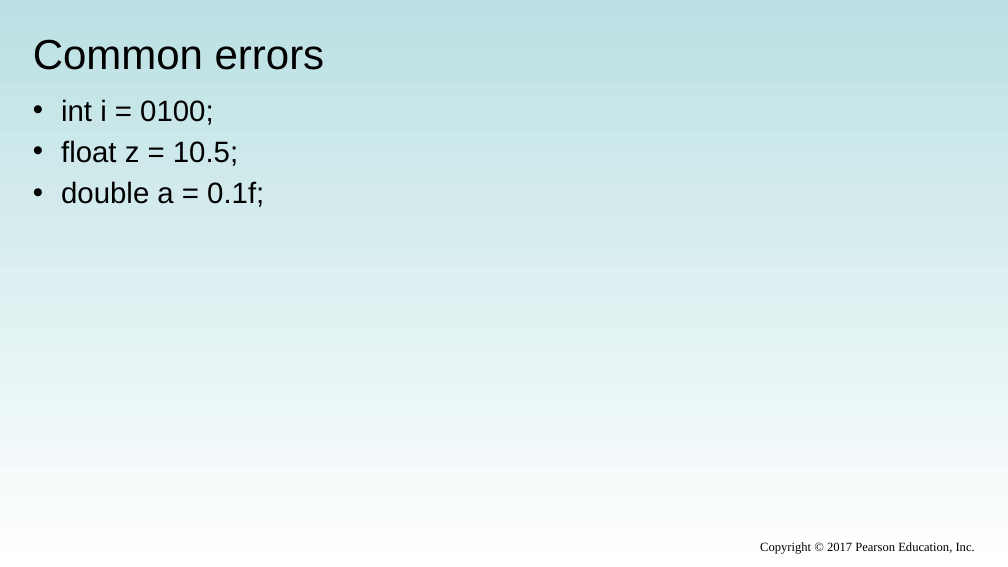
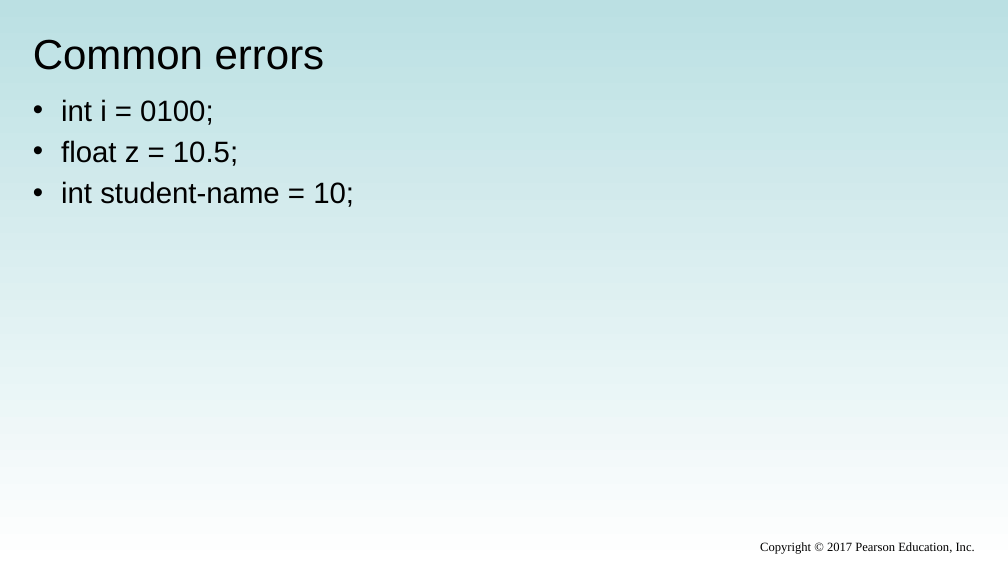
Before and after one commit to xiaoleibi/DMU26, a slide deck: slide 19 of ppt/Uge38 Datatype og expression (1).pptx (slide 23 before the commit). Drawn at 1008x567 pixels with LibreOffice and Linux fonts; fonts in the diff are those of the drawing. Boxes give left, top, right and bottom in pixels: in the first picture for what was removed or moved away, otherwise in the second. Text is boxed around its words. In the diff, an @@ line names an element or a change of style, - is before the commit and + after.

```diff
--- a/ppt/Uge38 Datatype og expression (1).pptx
+++ b/ppt/Uge38 Datatype og expression (1).pptx
@@ text at [61, 181, 354, 207]: text changed @@
-• double a = 0.1f;
+• int student-name = 10;
```
Also in this commit, not shown: 11 other slides changed, 2 slides added, 4 slides removed, 1 other file.
